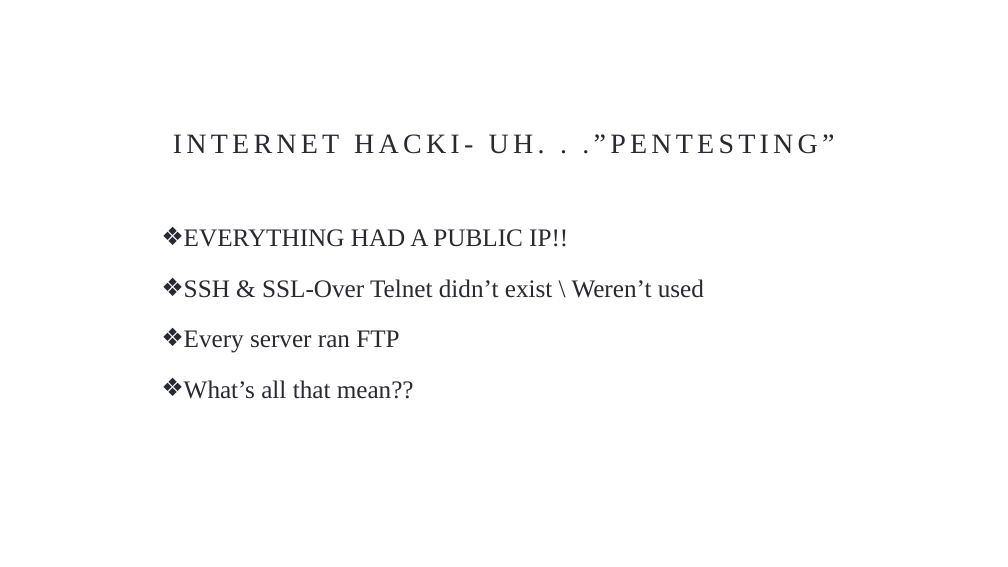
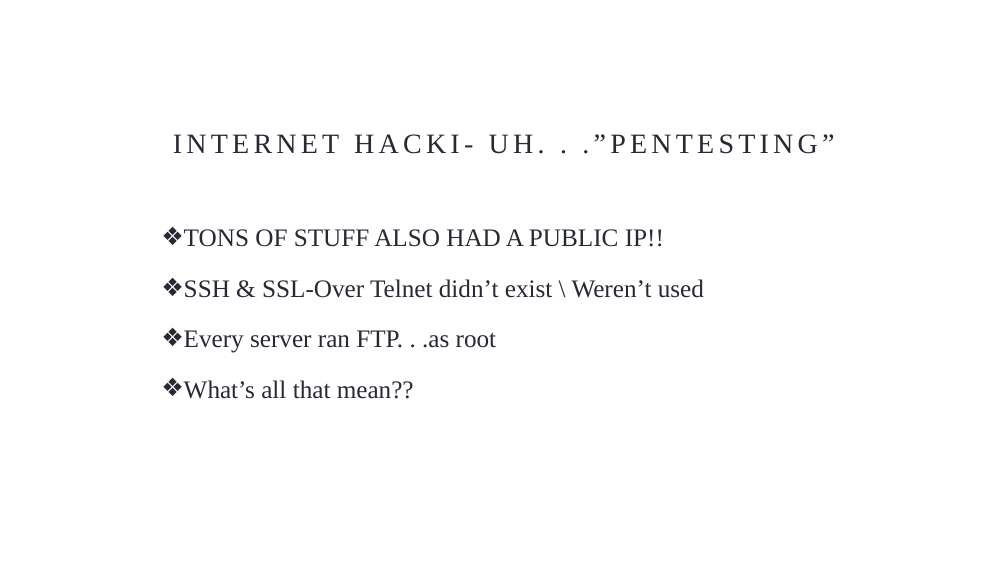
Before and after one commit to johnnyxmas/Talk_Decks, a slide deck: slide 14 of 2015/1993 BC Series/GET OFF MY LAN/1993 BC - Get Off My LAN (Hacking in the 90s)(FULL).pptx. Drawn at 1008x567 pixels with LibreOffice and Linux fonts; fonts in the diff are those of the drawing; background and template pictures are left out. Boxes give left, top, right and bottom in pixels: in the first picture for what was removed or moved away, otherwise in the second. Text is boxed around its words. In the diff, an @@ line names an element or a change of style, - is before the commit and + after.

```diff
--- a/2015/1993 BC Series/GET OFF MY LAN/1993 BC - Get Off My LAN (Hacking in the 90s)(FULL).pptx
+++ b/2015/1993 BC Series/GET OFF MY LAN/1993 BC - Get Off My LAN (Hacking in the 90s)(FULL).pptx
@@ text at [184,229,664,247]: text changed @@
-❖ EVERYTHING HAD A PUBLIC IP!!
+❖ TONS OF STUFF ALSO HAD A PUBLIC IP!!
@@ text at [184,330,497,353]: text changed @@
-❖ Every server ran FTP
+❖ Every server ran FTP. . .as root
```
Also in this commit, not shown: 14 other slides changed, 1 slide added, 1 slide removed, 5 other files.
